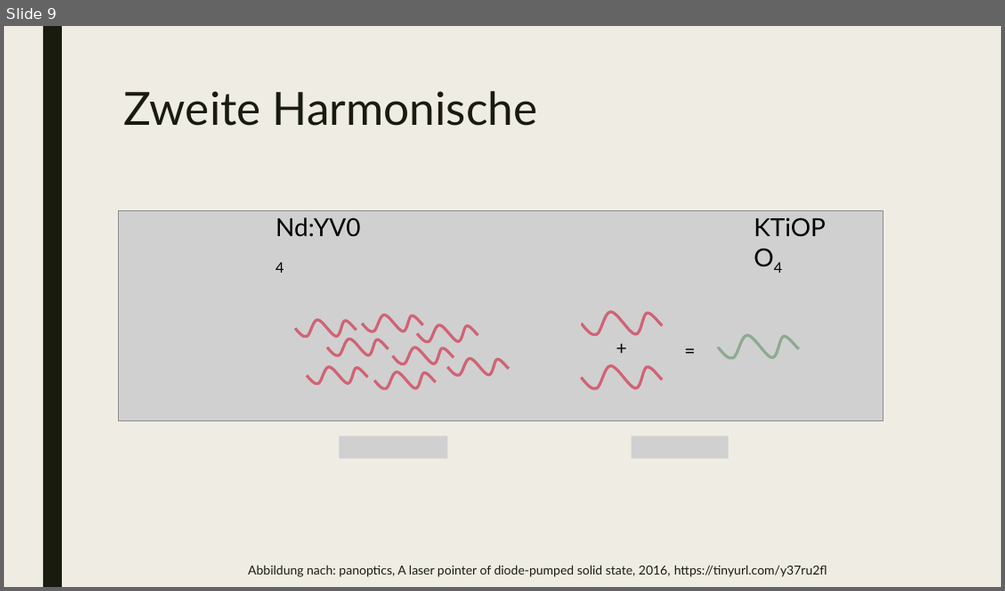
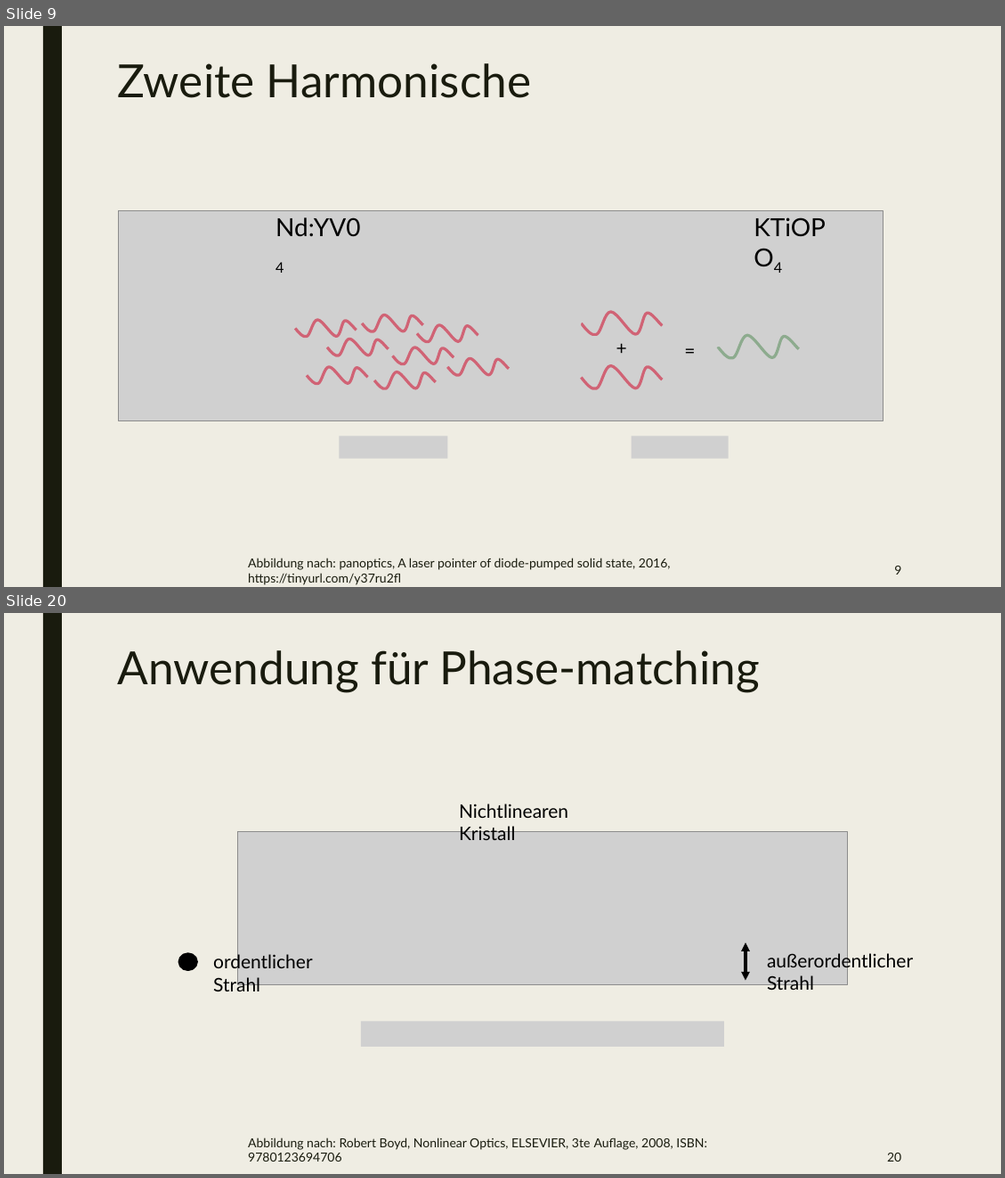
Before and after one commit to beckstev/presentations, a slide deck: nonlinear_optics/non_linear_optics.pptx. Shown one above the other, each under a label of ours: slide 9 before the commit, slides 9 and 20 after it; the slides between them are not shown. The pictures are 1005x591 and 1005x1178 pixels, drawn with LibreOffice and Linux fonts; fonts in the diff are those of the drawing; grey boxes stand for pictures. Boxes give left, top, right and bottom in pixels: in the first picture for what was removed or moved away, otherwise in the second. Text is boxed around its words. In the diff, an @@ line names an element or a change of style, - is before the commit and + after.

```diff
--- a/nonlinear_optics/non_linear_optics.pptx
+++ b/nonlinear_optics/non_linear_optics.pptx
@@ slide 20 added at (4, 613, 1001, 1174), background #EFEDE3; not listed: 1 template element that a slide beside it also shows @@
@@ title added at (117, 650, 760, 692), 44 pt, text #191B0E @@
+Anwendung für Phase-matching
@@ text added at (459, 803, 568, 840), 18 pt, text #000000 @@
+Nichtlinearen Kristall
@@ picture added at (237, 832, 847, 985) @@
@@ picture added at (598, 840, 615, 865) @@
@@ picture added at (283, 868, 307, 897) @@
@@ picture added at (760, 861, 808, 899) @@
@@ picture added at (542, 882, 558, 905) @@
@@ picture added at (596, 913, 615, 939) @@
@@ ellipse added at (179, 954, 197, 970), fill #000000, outline #000000 2.75 pt @@
@@ text added at (213, 952, 312, 991), 18 pt, text #000000 @@
+ordentlicher Strahl
@@ double arrow added from (745, 943) to (745, 981), #000000 2.75 pt @@
@@ text added at (767, 951, 913, 989), 18 pt, text #000000 @@
+außerordentlicher Strahl
@@ picture added at (361, 1022, 724, 1046) @@
@@ text added at (248, 1137, 707, 1161), 12 pt, text #191B0E @@
+Abbildung nach: Robert Boyd, Nonlinear Optics, ELSEVIER, 3te Auflage, 2008, ISBN: 9780123694706
@@ page number added at (887, 1152, 901, 1161), 12 pt, text #191B0E @@
+20
@@ slide 9 changed as well @@
@@ title "Zweite Harmonische": place and size @@
-title "Zweite Harmonische" at (123, 91, 537, 126)
+title "Zweite Harmonische" at (117, 63, 531, 98)
@@ text "Abbildung nach: panoptics, A laser ..." rewrapped from (248, 564, 827, 577) to (248, 557, 671, 585) @@
@@ page number added at (894, 565, 901, 574), 12 pt, text #191B0E @@
+9
```
Also in this commit, not shown: 6 other slides changed, 20 other slides added, 3 slides removed.
